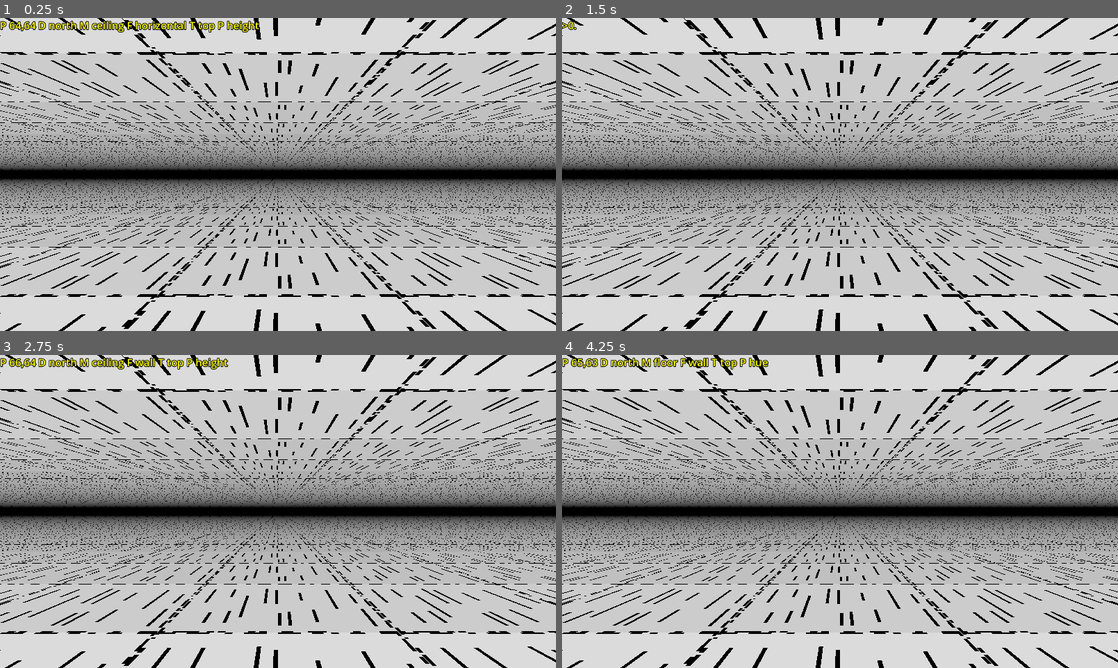
Above: before the commit, frames 1-4 (two rows, left to right).
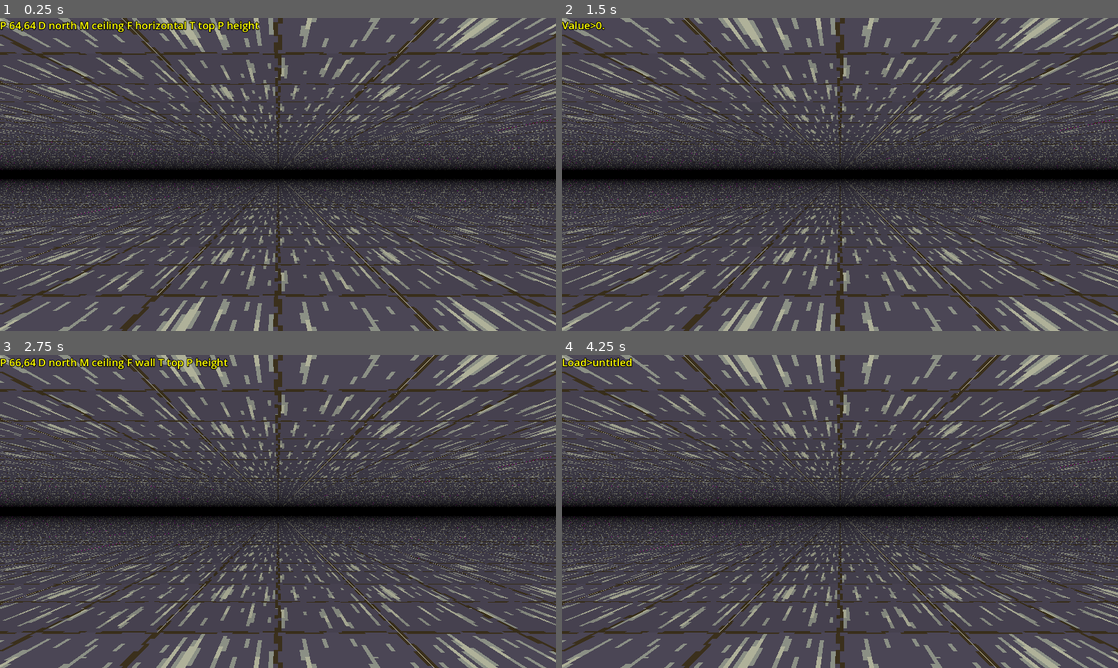
Above: after the commit, the same moments.

Repository: paulguy/3d-dungeon-test
Game: Godot game, scene res://game.tscn
Two runs of this game, one before a commit and one after it. Both use one fixed random seed, a clock stepped at 60 frames per second and the inputs below.
Inputs:
- Up to frame 1 (0.25 s): no input
- Up to frame 2 (1.5 s): tap Enter at 0.5 s; hold D (strafe right) 0.53-1.28 s; tap L (value_entry) at 0.6 s; tap Backspace at 0.8, 1.35 s; tap Space at 1.25 s; hold S (back) from 1.28 s (still down)
- Up to frame 3 (2.75 s): tap L (value_entry) at 1.55 s; tap Enter at 2 s; release S (back) at 2.03 s; hold D (strafe right) from 2.03 s (still down); tap I (cycle face) at 2.1 s; tap Backspace at 2.3 s
- Up to frame 4 (4.25 s): tap Space at 2.75 s; release D (strafe right) at 2.78 s; hold W (forward) 2.78-3.53 s; tap U (cycle mesh) at 2.85 s; tap L (value_entry) at 3.05 s; tap Enter at 3.5 s; hold A (strafe left) from 3.53 s (still down); tap P (cycle parameter) at 3.6 s; tap Backspace at 3.8 s; tap F8 (load, bound only after the commit) at 4.15 s

The runs differ from the first frame. In frame 1, 96% of the frame differs, in the area x 0-100%, y 0-100%; in frame 2, 97%; in frame 3, 96%; in frame 4, 96%.

Commit message:
Save and load more state.
Also, improve reliability of saving and loading.

Diff:
--- a/game.gd
+++ b/game.gd
@@ -35,8 +35,9 @@
 var last_mapname : String = "untitled"
 var update_status : bool = false
 
+var text_entry_prefix : String = ""
+var text_entry_text : String = ""
 var text_entry_cb : Callable = NO_CB
-var text_entry_text : String = ""
 
 # ceiling, floor
 var mesh : int = 0
@@ -47,7 +48,7 @@
 # height, hue, bias, offset, (fog r, g, b, fog power, eye height)
 var parameter : int = 0
 
-func status(status_str : String):
+func status(status_str : String = ""):
 	if len(status_str) == 0:
 		hud_status.text = "P {},{} D {} M {} F {} T {} P {}".format([pos.x, pos.y,
 																	MapParameters.dir_string(dir),
@@ -127,7 +128,6 @@
 		return fog_power
 	elif parameter == MapParameters.EYE_HEIGHT:
 		return eye_height
-
 	return 0.0
 
 func _ready():
@@ -139,19 +139,20 @@
 	terrain.set_fog_power(fog_power)
 	terrain.set_pos(pos)
 	terrain.set_dir(dir)
-	status("")
-
-func set_text_entry_mode(cb : Callable, def : String = ""):
+	status()
+
+func set_text_entry_mode(cb : Callable, prefix : String = "", def : String = ""):
+	text_entry_prefix = prefix
 	text_entry_text = String(def)
 	text_entry_cb = cb
-	update_entry(text_entry_text)
+	update_entry()
 
 func clear_text_entry_mode():
 	text_entry_text = ""
 	text_entry_cb = NO_CB
 
-func update_entry(entry : String):
-	status(">%s" % entry)
+func update_entry():
+	status("%s>%s" % [text_entry_prefix, text_entry_text])
 
 func _input(event : InputEvent):
 	if text_entry_cb != NO_CB:
@@ -166,24 +167,27 @@
 			elif key_event.keycode == KEY_BACKSPACE:
 				if len(text_entry_text) > 0:
 					text_entry_text = text_entry_text.substr(0, len(text_entry_text) - 1)
-					update_entry(text_entry_text)
+					update_entry()
 			else:
 				text_entry_text = "%s%c" % [text_entry_text, key_event.unicode]
-				update_entry(text_entry_text)
+				update_entry()
 
 func do_save(mapname : String):
 	last_mapname = mapname
 
-	var err : Error = terrain.save_map(mapname)
+	var err : Error = terrain.save_map(mapname,
+									   pos, dir,
+									   fog_color, fog_power,
+									   eye_height)
 	if err != Error.OK:
 		status("Save failed: %s" % error_string(err))
 	else:
 		status("Map %s saved" % mapname)
 
-func get_dict_val(dict : Dictionary, key : StringName, def : int):
+func get_dict_val(dict : Dictionary, key : StringName) -> Variant:
 	if key in dict:
 		return dict[key]
-	return def
+	return null
 
 func do_load(mapname : String):
 	last_mapname = mapname
@@ -192,13 +196,24 @@
 	if result[&'error'] != Error.OK:
 		status("Load failed: %s" % error_string(result[&'error']))
 	else:
-		var pos_x : int = get_dict_val(result, &'pos_x', -1)
-		var pos_y : int = get_dict_val(result, &'pos_y', -1)
-		var new_dir : int = get_dict_val(result, &'dir', -1)
-		if pos_x >= 0 and pos_y >= 0:
+		var pos_x = get_dict_val(result, &'pos_x')
+		var pos_y = get_dict_val(result, &'pos_y')
+		var new_dir = get_dict_val(result, &'dir')
+		var new_fog_power = get_dict_val(result, &'fog_power')
+		var fog_r = get_dict_val(result, &'fog_r')
+		var fog_g = get_dict_val(result, &'fog_g')
+		var fog_b = get_dict_val(result, &'fog_b')
+		var new_eye_height = get_dict_val(result, &'eye_height')
+		if pos_x != null and pos_y != null:
 			pos = Vector2i(pos_x, pos_y)
-		if new_dir >= 0:
+		if new_dir != null:
 			dir = new_dir
+		if new_fog_power != null:
+			fog_power = new_fog_power
+		if fog_r != null and fog_g != null and fog_b != null:
+			fog_color = Color(fog_r, fog_g, fog_b)
+		if new_eye_height != null:
+			eye_height = new_eye_height
 		status("Map %s loaded" % mapname)
 
 func do_store(num : String):
@@ -229,8 +244,6 @@
 		dir = 0
 
 func _process(_delta : float):
-	var status_str : String = ""
-
 	var update_pos : bool = false
 	var update_dir : bool = false
 	var change_speed : int = 1
@@ -318,14 +331,14 @@
 			update_status = true
 
 		if Input.is_action_just_pressed(&'save'):
-			set_text_entry_mode(do_save, last_mapname)
+			set_text_entry_mode(do_save, "Save", last_mapname)
 
 		if Input.is_action_just_pressed(&'load'):
-			set_text_entry_mode(do_load, last_mapname)
+			set_text_entry_mode(do_load, "Load", last_mapname)
 
 		if Input.is_action_just_pressed(&'value_entry'):
-			set_text_entry_mode(do_store, str(stored))
+			set_text_entry_mode(do_store, "Value", str(stored))
 
 		if update_status:
-			status(status_str)
+			status()
 			update_status = false
--- a/project.godot
+++ b/project.godot
@@ -92,19 +92,19 @@
 "events": [Object(InputEventKey,"resource_local_to_scene":false,"resource_name":"","device":-1,"window_id":0,"alt_press …(192 unchanged characters)…
 ]
 }
-save={
+new={
 "deadzone": 0.2,
 "events": [Object(InputEventKey,"resource_local_to_scene":false,"resource_name":"","device":-1,"window_id":0,"alt_press …(195 unchanged characters)…
 ]
 }
+save={
+"deadzone": 0.2,
+"events": [Object(InputEventKey,"resource_local_to_scene":false,"resource_name":"","device":-1,"window_id":0,"alt_pressed":false,"shift_pressed":false,"ctrl_pressed":false,"meta_pressed":false,"pressed":false,"keycode":0,"physical_keycode":4194336,"key_label":0,"unicode":0,"location":0,"echo":false,"script":null)
+]
+}
 load={
 "deadzone": 0.2,
-"events": [Object(InputEventKey,"resource_local_to_scene":fa …(146 unchanged characters)… se,"keycode":0,"physical_keycode":4194335,"key_label":0,"unicode":0,"location":0,"echo":false,"script":null)
-]
-}
-new={
-"deadzone": 0.2,
-"events": [Object(InputEventKey,"resource_local_to_scene":false,"resource_name":"","device":-1,"window_id":0,"alt_pressed":false,"shift_pressed":false,"ctrl_pressed":false,"meta_pressed":false,"pressed":false,"keycode":0,"physical_keycode":4194337,"key_label":0,"unicode":0,"location":0,"echo":false,"script":null)
+"events": [Object(InputEventKey,"resource_local_to_scene":fa …(146 unchanged characters)… se,"keycode":0,"physical_keycode":4194339,"key_label":0,"unicode":0,"location":0,"echo":false,"script":null)
 ]
 }
 faster={
--- a/terrain map.gd
+++ b/terrain map.gd
@@ -173,7 +173,10 @@
 
 	return Error.OK
 
-func save_map(mapname : String) -> Error:
+func save_map(mapname : String,
+			  pos = null, dir = null,
+			  fog_color = null, fog_power = null,
+			  eye_height = null) -> Error:
 	var writer : ZIPPacker = ZIPPacker.new()
 	var err : Error = writer.open("user://%s.zip" % mapname)
 	if err != Error.OK:
@@ -194,6 +197,43 @@
 	err = write_string(writer, ("height %d\n" % dims.y))
 	if err != Error.OK:
 		return err
+
+	if pos != null:
+		err = write_string(writer, ("pos_x %d\n" % pos.x))
+		if err != Error.OK:
+			return err
+
+		err = write_string(writer, ("pos_y %d\n" % pos.y))
+		if err != Error.OK:
+			return err
+
+	if dir != null:
+		err = write_string(writer, ("dir %d\n" % dir))
+		if err != Error.OK:
+			return err
+
+	if fog_color != null:
+		err = write_string(writer, ("fog_r %f\n" % fog_color.r))
+		if err != Error.OK:
+			return err
+
+		err = write_string(writer, ("fog_g %f\n" % fog_color.g))
+		if err != Error.OK:
+			return err
+
+		err = write_string(writer, ("fog_b %f\n" % fog_color.b))
+		if err != Error.OK:
+			return err
+
+	if fog_power != null:
+		err = write_string(writer, ("fog_power %f\n" % fog_power))
+		if err != Error.OK:
+			return err
+
+	if eye_height != null:
+		err = write_string(writer, ("eye_height %f\n" % eye_height))
+		if err != Error.OK:
+			return err
 
 	err = writer.close_file()
 	if err != Error.OK:
@@ -233,21 +273,63 @@
 	var pos_x : int = -1
 	var pos_y : int = -1
 	var dir : int = -1
+	var has_fog_color_r : bool = false
+	var has_fog_color_g : bool = false
+	var has_fog_color_b : bool = false
+	var fog_color : Color = Color.BLACK
+	var fog_power : float = -1.0
+	var has_eye_height : bool = false
+	var eye_height : float = 0.5
 
 	for line in info.split('\n', false):
 		var parts : PackedStringArray = line.split(' ', true, 1)
-		if parts[0].to_lower() == "version":
+		if parts[0].to_lower() == "version" and \
+		   len(parts) > 1 and \
+		   parts[1].is_valid_int():
 			version = parts[1].to_int()
-		elif parts[0].to_lower() == "width":
+		elif parts[0].to_lower() == "width" and \
+			 len(parts) > 1 and \
+		   parts[1].is_valid_int():
 			width = parts[1].to_int()
-		elif parts[0].to_lower() == "height":
+		elif parts[0].to_lower() == "height" and \
+			 len(parts) > 1 and \
+		   parts[1].is_valid_int():
 			height = parts[1].to_int()
-		elif parts[0].to_lower() == "pos_x":
+		elif parts[0].to_lower() == "pos_x" and \
+			 len(parts) > 1 and \
+		   parts[1].is_valid_int():
 			pos_x = parts[1].to_int()
-		elif parts[0].to_lower() == "pos_y":
+		elif parts[0].to_lower() == "pos_y" and \
+			 len(parts) > 1 and \
+		   parts[1].is_valid_int():
 			pos_y = parts[1].to_int()
-		elif parts[0].to_lower() == "dir":
+		elif parts[0].to_lower() == "dir" and \
+			 len(parts) > 1 and \
+		   parts[1].is_valid_int():
 			dir = parts[1].to_int()
+		elif parts[0].to_lower() == "fog_r" and \
+			 len(parts) > 1 and \
+		   parts[1].is_valid_float():
+			fog_color.r = parts[1].to_float()
+			has_fog_color_r = true
+		elif parts[0].to_lower() == "fog_g" and \
+			 len(parts) > 1 and \
+		   parts[1].is_valid_float():
+			fog_color.g = parts[1].to_float()
+			has_fog_color_g = true
+		elif parts[0].to_lower() == "fog_b" and \
+			 len(parts) > 1 and \
+		   parts[1].is_valid_float():
+			fog_color.b = parts[1].to_float()
+			has_fog_color_b = true
+		elif parts[0].to_lower() == "fog_power" and \
+			 len(parts) > 1 and \
+		   parts[1].is_valid_float():
+			fog_power = parts[1].to_float()
+		elif parts[0].to_lower() == "eye_height" and \
+			 len(parts) > 1 and \
+		   parts[1].is_valid_float():
+			eye_height = parts[1].to_float()
 
 	if version != 0 or \
 	   (width == null or width < 1) or \
@@ -264,7 +346,23 @@
 	for layer in MAP_LAYERS:
 		terrain.set_image(layer, images[layer])
 
-	return {&'error': Error.OK, &'pos_x': pos_x, &'pos_y': pos_y, &'dir': dir}
+	var ret : Dictionary = {&'error': Error.OK}
+	if pos_x >= 0:
+		ret[&'pos_x'] = pos_x
+	if pos_y >= 0:
+		ret[&'pos_y'] = pos_y
+	if dir >= 0:
+		ret[&'dir'] = dir
+	if fog_power > 0.0:
+		ret[&'fog_power'] = fog_power
+	if has_fog_color_r and has_fog_color_g and has_fog_color_b:
+		ret[&'fog_r'] = fog_color.r
+		ret[&'fog_g'] = fog_color.g
+		ret[&'fog_b'] = fog_color.b
+	if has_eye_height:
+		ret[&'eye_height'] = eye_height
+
+	return ret
 
 # properties
 # heights
Binary file changed: textures.aseprite
Binary file changed: textures.png
